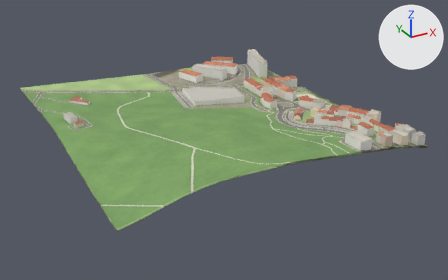
What one commit did to the glTF model public/tiles/restelo/t_2_1.glb.
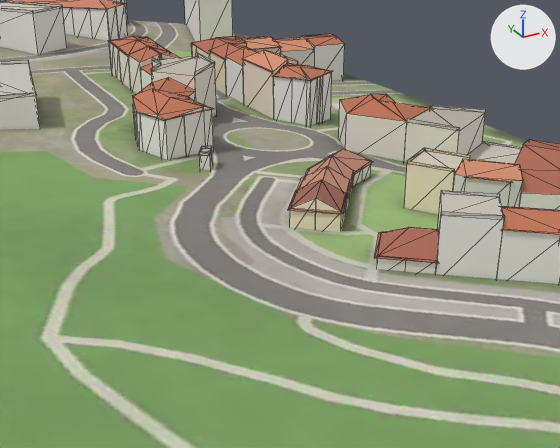
Each version appears first whole from a 50 mm camera at (-8650.0, -1526.0, 440.0) aimed at (-8188.0, -686.0, 20.0), and next in a close-up from a 50 mm camera at (-8172.0, -891.0, 134.0) aimed at (-8091.0, -742.0, 60.0). Lighting does not change. The marker at upper right points along +X, +Y and +Z. The last two pictures show the newer version. The close-ups show mesh edges as thin lines. Where no turn or scale is listed for an object, it has been applied to the vertices. Vertices at exactly the same position are counted once.

In view in the first close-up: 'buildings', 'terrain'.
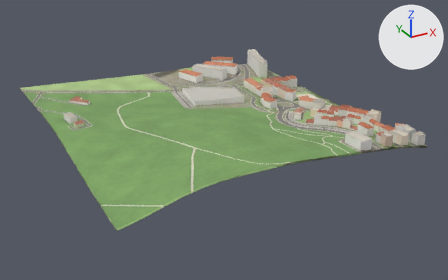
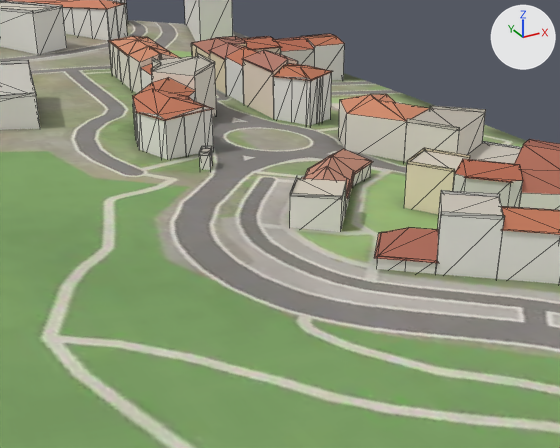
Where the change shows, as pixel boxes (x1, y1, x2, y2) in the close-ups (560 x 448 px):
part 1 of me_buildings, deleted
    before: (288, 190, 348, 214)
part 2 of me_buildings, built on
    before: (290, 180, 346, 232)
    after: (290, 177, 347, 232)
part 3 of me_buildings, edited (looks the same)
    both: (0, 0, 560, 284)

Patch to the scene script:
```diff
--- a/public/tiles/restelo/t_2_1.glb.py
+++ b/public/tiles/restelo/t_2_1.glb.py
@@ me_buildings @@
 # used by ob_buildings; location = (-8190.9, -653.6, 66.8)
-me_buildings.from_pydata(...)  # 1669 vertices, 1962 faces; spans x -243.0..243.0, y -259.0..259.0, z -23.0..23.0
+me_buildings.from_pydata(...)  # 1652 vertices, 1946 faces; spans x -243.0..243.0, y -259.0..259.0, z -23.0..23.0
+# me_buildings part 1: the loose piece of 9 vertices spanning x 100.0..118.0, y -101.0..-83.0, z -2.0 is deleted
+# me_buildings part 2
+# 15 vertices are removed from x 101.0..117.0, y -100.0..-83.0, z -9.0..1.0
+# 26 faces are deleted
+# 1 vertex moves from x 113.0, y -87.0, z -9.0 to x 117.0, y -91.0, z 1.0
+# 7 vertices are added at x 101.0..117.0, y -100.0..-83.0, z 1.0..2.0
+# 16 new faces join them
+# me_buildings part 3: 1930 kept faces spanning x -243.0..243.0, y -259.0..259.0, z -23.0..23.0 get new vertex colours
 me_buildings.materials.append(mat_buildings)
```
